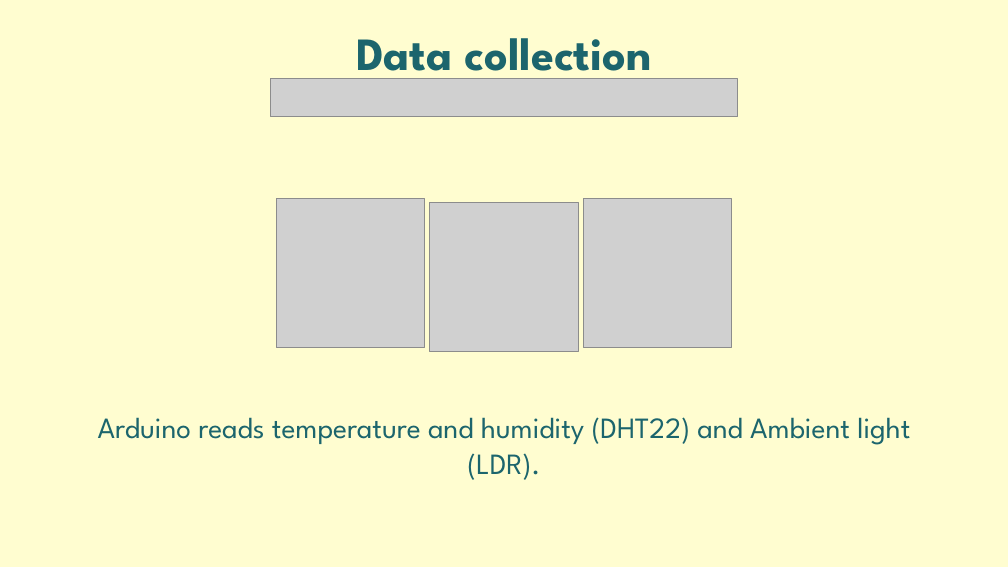
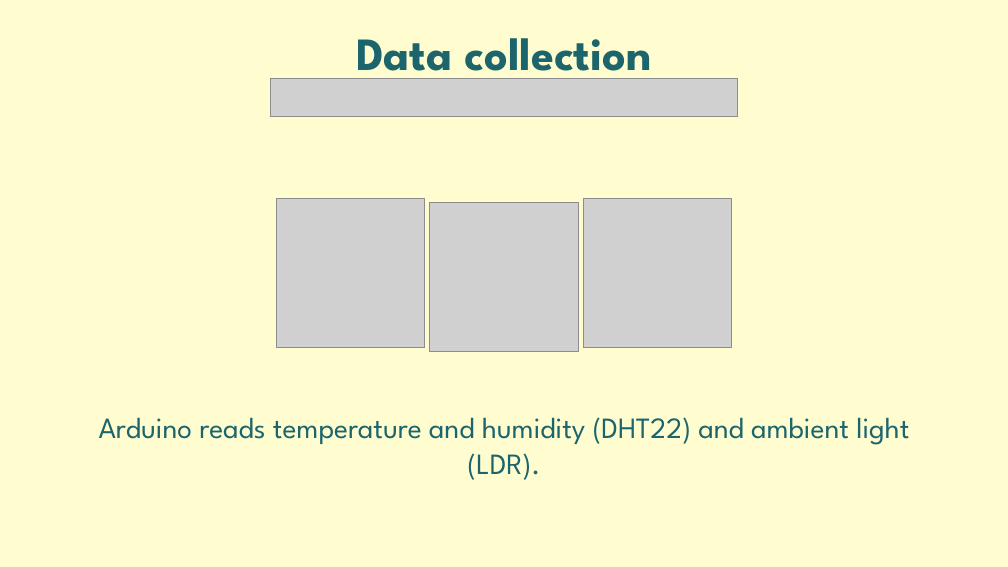
Before and after one commit to Ciorpy/G.A.I.A.-CMLS-2025, a slide deck: slide 8 of GAIA.pptx. Drawn at 1008x567 pixels with LibreOffice and Linux fonts; fonts in the diff are those of the drawing; grey boxes stand for pictures. Boxes give left, top, right and bottom in pixels: in the first picture for what was removed or moved away, otherwise in the second. Text is boxed around its words. In the diff, an @@ line names an element or a change of style, - is before the commit and + after.

```diff
--- a/GAIA.pptx
+++ b/GAIA.pptx
@@ text at [99, 417, 909, 480]: text changed @@
-Arduino reads temperature and humidity (DHT22) and Ambient light (LDR).
+Arduino reads temperature and humidity (DHT22) and ambient light (LDR).
```
Also in this commit, not shown: 15 other slides changed, 3 slides added, 2 slides removed.
